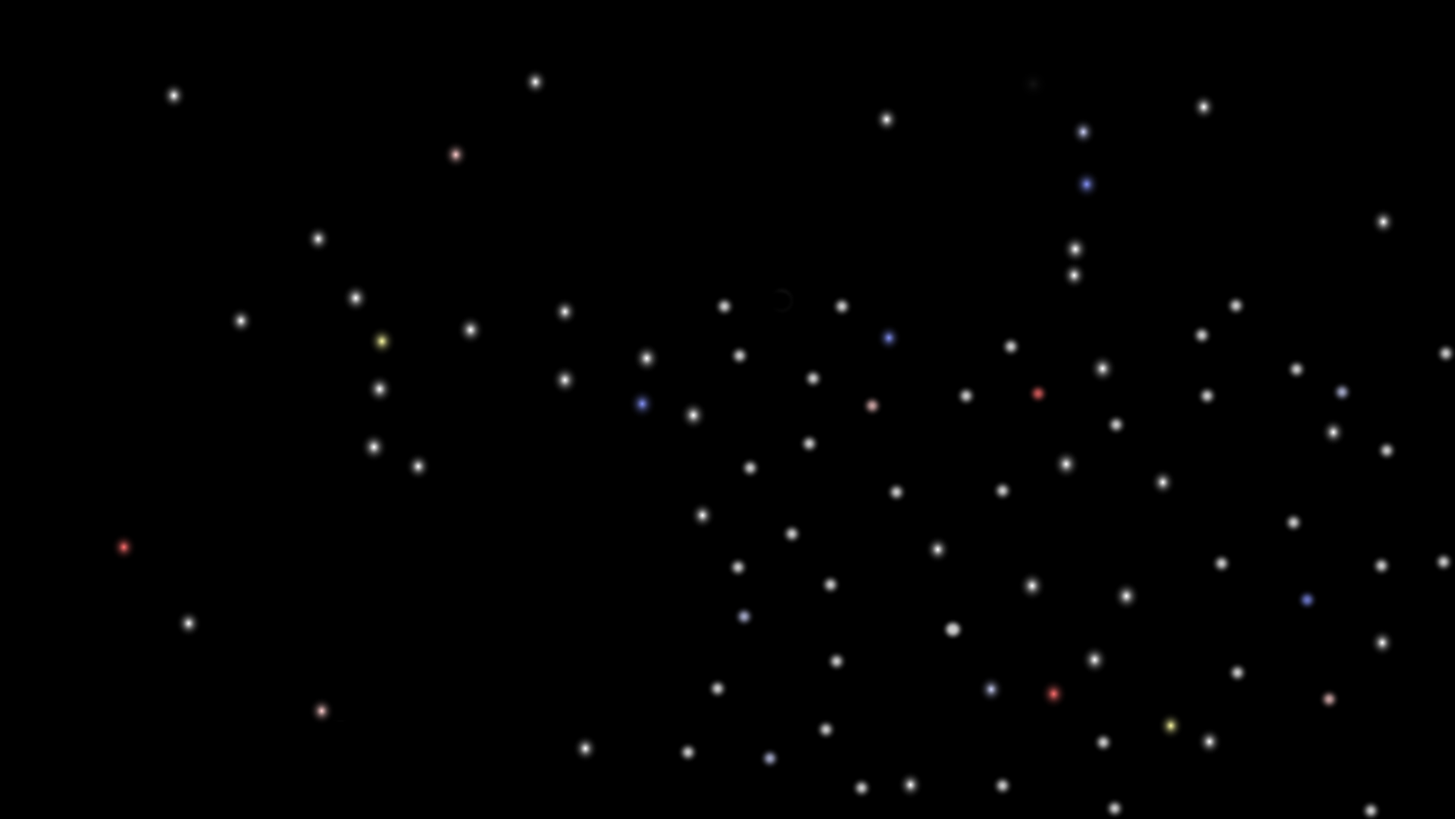
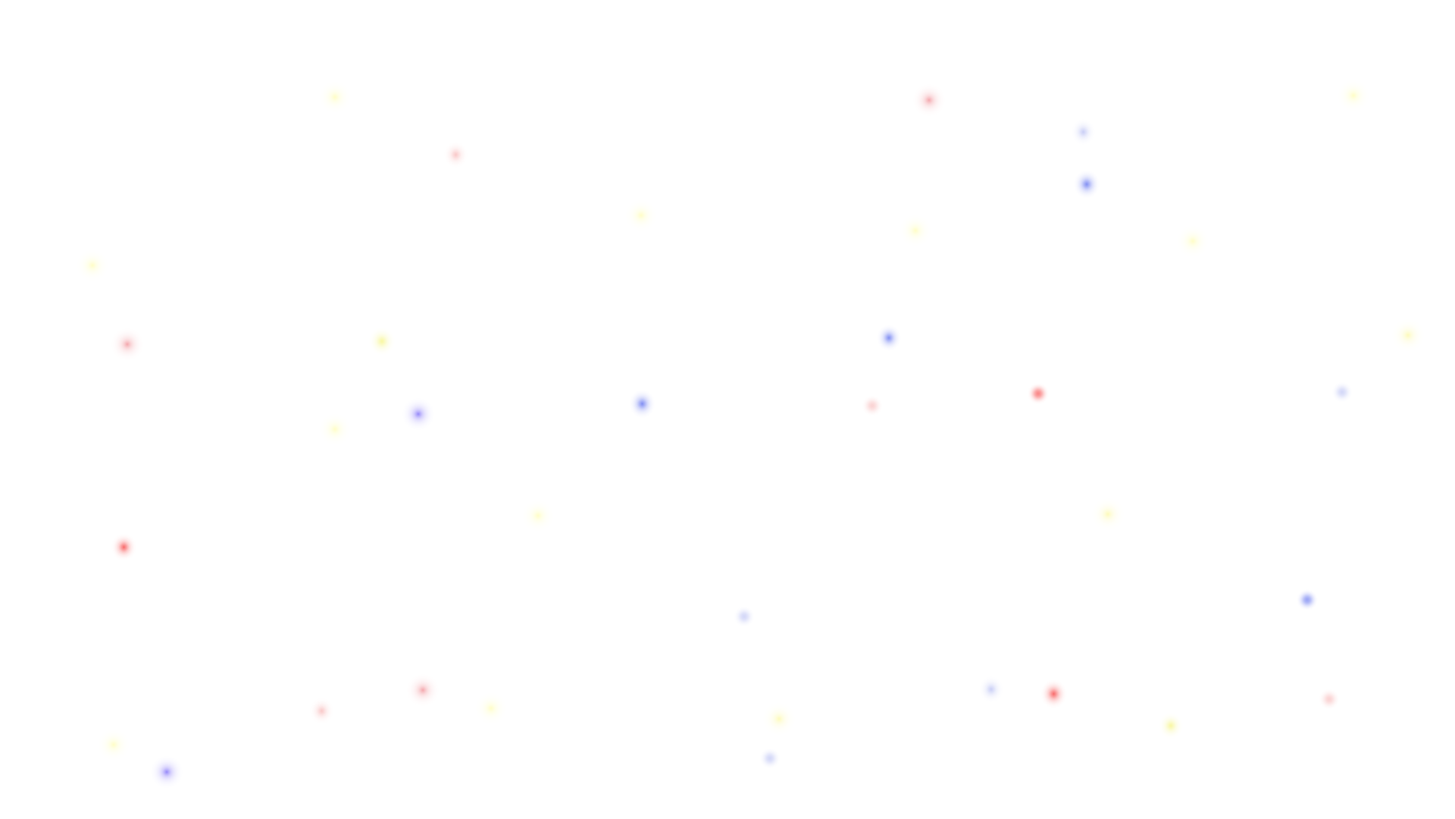
Layer changes from the first (1455, 819) image to the second:
painted on "starsky_3" over (54, 78, 1426, 789)
hid "backg" over (0, 0, 1455, 819)
